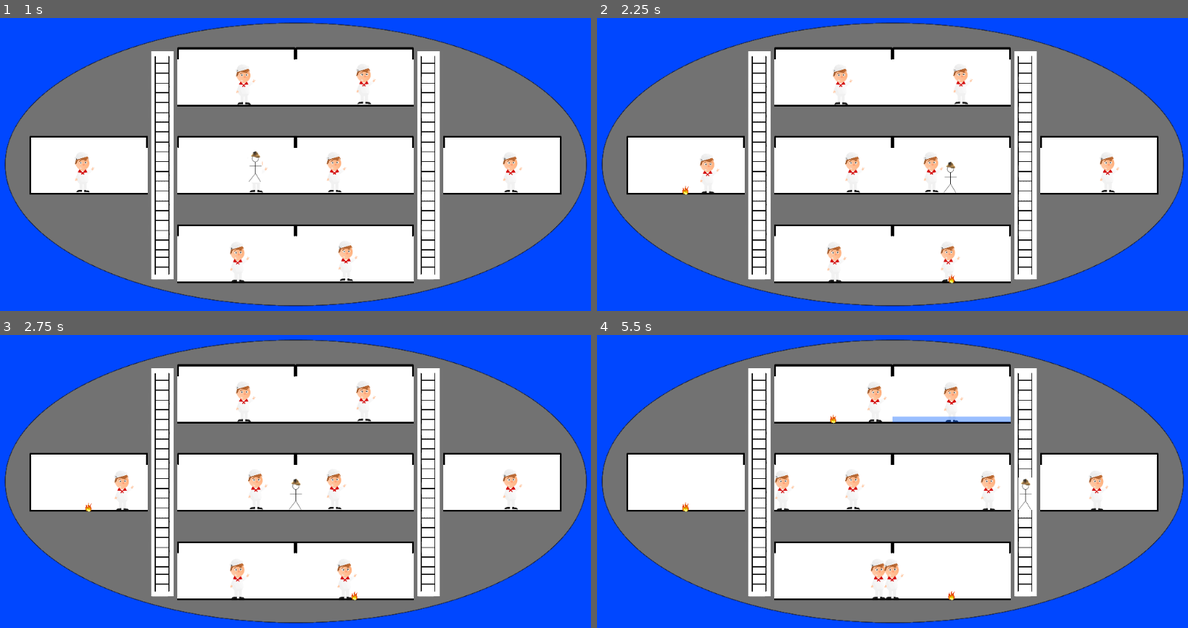
Above: before the commit, frames 1-4 (two rows, left to right).
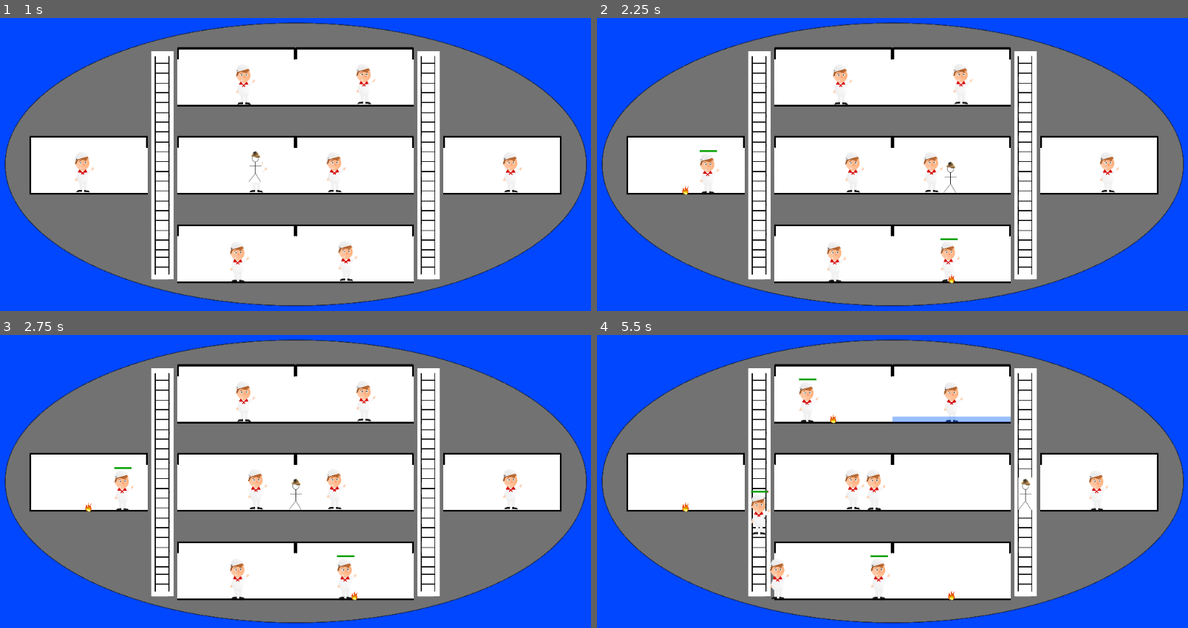
Above: after the commit, the same moments.

Repository: danielcannell/deep-clue-sea
Game: Godot game, scene res://Main.tscn
Same seed, same stepped clock (60 frames per second), same inputs: the game is played once before the commit and once after it.
Inputs (mouse positions are in pixels of both pictures, inside the frame that each line leads up to):
- Up to frame 1 (1 s): tap Enter at 0.5 s; move the mouse to (88, 164) at 0.52 s; hold D (move_right) from 0.53 s (still down); click (88, 164) at 0.67 s; tap Space (jump) at 0.77 s
- Up to frame 2 (2.25 s): move the mouse to (951, 76) at 1.27 s; click (951, 76) at 1.42 s; tap Space (jump) at 1.52 s; move the mouse to (951, 164) at 2.02 s; release D (move_right) at 2.03 s; hold A (move_left) from 2.03 s (still down); click (951, 164) at 2.17 s
- Up to frame 3 (2.75 s): keep holding A (move_left)
- Up to frame 4 (5.5 s): move the mouse to (951, 569) at 2.77 s; release A (move_left) at 2.78 s; hold D (move_right) 2.78-4.28 s; click (951, 569) at 2.92 s; tap Space (jump) at 3.02, 3.77, 4.52 s; move the mouse to (833, 393) at 3.52 s; click (833, 393) at 3.67 s; move the mouse to (833, 481) at 4.27 s; hold A (move_left) 4.28-5.03 s; click (833, 481) at 4.42 s; move the mouse to (833, 569) at 5.02 s; hold D (move_right) from 5.03 s (still down); click (833, 569) at 5.17 s

Frame 1 is identical in both runs. In frame 2, less than 0.1% of the frame differs, in the area x 17-62%, y 45-76%; in frame 3, less than 0.1%; in frame 4, 1.2%, in the area x 26-69%, y 14-91%.

Commit message:
Add crewman health bars, fix path planning

Diff:
--- a/crewmen/Crewman.gd
+++ b/crewmen/Crewman.gd
@@ -29,6 +29,8 @@
 var idle_time = 0.0
 
 var selected = false
+
+signal hitpoints_update
 
 func _input_event(viewport, event, shape_idx):
     if event is InputEventMouseButton:
@@ -134,6 +136,8 @@
         crew_state.DEAD:
             hitpoints = 0
 
+    emit_signal("hitpoints_update", hitpoints)
+
 func select():
     selected = true
     get_node("Line2D").set_default_color(Color(0.2, 1.0, 0.2, 1.0))
--- a/crewmen/Crewman.tscn
+++ b/crewmen/Crewman.tscn
@@ -1,8 +1,9 @@
-[gd_scene load_steps=6 format=2]
+[gd_scene load_steps=7 format=2]
 
 [ext_resource path="res://crewmen/Crewman.gd" type="Script" id=1]
 [ext_resource path="res://External Resources/Images/sailor.png" type="Texture" id=2]
 [ext_resource path="res://crewmen/pathplanner.gd" type="Script" id=3]
+[ext_resource path="res://crewmen/Healthbar.gd" type="Script" id=4]
 
 [sub_resource type="SpriteFrames" id=1]
 
@@ -19,7 +20,7 @@
 radius = 65.0
 height = 250.0
 
-[node name="Crewman" type="Area2D"]
+[node name="Crewman" type="Area2D" index="0"]
 
 input_pickable = true
 gravity_vec = Vector2( 0, 1 )
@@ -58,3 +59,50 @@
 texture_mode = 1
 sharp_limit = 2.0
 round_precision = 8
+
+[node name="Healthbar" type="Node2D" parent="." index="4"]
+
+position = Vector2( 0, -385 )
+script = ExtResource( 4 )
+_sections_unfolded = [ "Transform" ]
+__meta__ = {
+"_edit_group_": true
+}
+
+[node name="Red" type="ColorRect" parent="Healthbar" index="0"]
+
+anchor_left = 0.0
+anchor_top = 0.0
+anchor_right = 0.0
+anchor_bottom = 0.0
+margin_left = -75.0
+margin_right = 75.0
+margin_bottom = 16.0
+rect_pivot_offset = Vector2( 0, 0 )
+rect_clip_content = false
+mouse_filter = 0
+mouse_default_cursor_shape = 0
+size_flags_horizontal = 1
+size_flags_vertical = 1
+color = Color( 1, 0, 0, 1 )
+_sections_unfolded = [ "Rect" ]
+
+[node name="Green" type="ColorRect" parent="Healthbar" index="1"]
+
+anchor_left = 0.0
+anchor_top = 0.0
+anchor_right = 0.0
+anchor_bottom = 0.0
+margin_left = -75.0
+margin_right = 75.0
+margin_bottom = 16.0
+rect_pivot_offset = Vector2( 0, 0 )
+rect_clip_content = false
+mouse_filter = 0
+mouse_default_cursor_shape = 0
+size_flags_horizontal = 1
+size_flags_vertical = 1
+color = Color( 0.0196533, 0.628906, 0, 1 )
+_sections_unfolded = [ "Rect" ]
+
+[connection signal="hitpoints_update" from="." to="Healthbar" method="_on_Crewman_hitpoints_update"]
--- /dev/null
+++ b/crewmen/Healthbar.gd
@@ -0,0 +1,11 @@
+extends Node2D
+
+func _ready():
+    pass
+
+func _on_Crewman_hitpoints_update(hp):
+    if hp == 100:
+        visible = false
+    else:
+        visible = true
+        get_node("Green").set_scale(Vector2(hp / 100.0, 1))
--- a/crewmen/pathplanner.gd
+++ b/crewmen/pathplanner.gd
@@ -2,6 +2,7 @@
 
 var Rooms = null
 var roommapping = null
+var roomunmapping = null
 const roomgraph = [
     # Left room
     [2],
@@ -65,10 +66,32 @@
         Rooms.MiddleRightLadder: 11,
         Rooms.LowerRightLadder: 12,
     }
+    roomunmapping = {
+        0: Rooms.EngineRoom,
+        1: Rooms.UpperLeftLadder,
+        2: Rooms.MiddleLeftLadder,
+        3: Rooms.LowerLeftLadder,
+        4: Rooms.LifeSupport,
+        5: Rooms.Instrumentation,
+        6: Rooms.PumpRoom,
+        7: Rooms.WeaponControl,
+        8: Rooms.MedBay,
+        9: Rooms.TorpedoBay,
+        10: Rooms.UpperRightLadder,
+        11: Rooms.MiddleRightLadder,
+        12: Rooms.LowerRightLadder,
+        13: Rooms.Bridge,
+    }
 
+func get_room_from_graph(gid):
+    var rid = roomunmapping[gid]
+    return submarine.room(rid)
+
+func get_graph_from_room_id(rid):
+    return roommapping[rid]
 
 func get_length(u, v):
-    var room = submarine.room(v)
+    var room = get_room_from_graph(v)
     var fire = room.fire()
     var flooding = room.flooding()
     var cost = 0
@@ -77,12 +100,12 @@
     elif flooding > 0.0:
         cost = 5 * flooding
     elif fire > 0.0:
-        cost = 10
+        cost = 30
     return 1 + cost
 
-func dijkstra(graph, sn, en):
-    var s = roommapping[sn]
-    var e = roommapping[en]
+func dijkstra(graph, start_room, end_room):
+    var s = get_graph_from_room_id(start_room)
+    var e = get_graph_from_room_id(end_room)
 
     var numnodes = graph.size()
     var nodes = []
@@ -136,10 +159,10 @@
 # endpos: Vector2D
 func get_path_vector(pos, endpos):
     # Get room ids
-    var sn = submarine.containing_room_id(pos)
-    var en = submarine.containing_room_id(endpos)
+    var start_room_id = submarine.containing_room_id(pos)
+    var end_room_id = submarine.containing_room_id(endpos)
     # Run shortest-path algorithm on graph
-    var pr = dijkstra(roomgraph, sn, en)
+    var pr = dijkstra(roomgraph, start_room_id, end_room_id)
 
     # If there is no path, return 0
     if pr.dist == INF:
@@ -148,20 +171,12 @@
     var path = pr.path
 
     # If we're in the goal room, return a vector to the room center
-    if roommapping[en] == path[0]:
+    if get_graph_from_room_id(end_room_id) == path[0]:
         return endpos - pos
 
     # Work out which direction we should head in
-    var path_0 = null
-    var path_1 = null
-    for rm in roommapping.keys():
-        if roommapping[rm] == path[0]:
-            path_0 = rm
-        elif roommapping[rm] == path[1]:
-            path_1 = rm
-
-    var next_room_pos = submarine.room(path_1).centre_position()
-    var current_room_pos = submarine.room(path_0).centre_position()
+    var next_room_pos = get_room_from_graph(path[1]).centre_position()
+    var current_room_pos = get_room_from_graph(path[0]).centre_position()
     # Direction from current pos to current room center
     var offset_from_current = current_room_pos - pos
     # Direction from current room center to next room center
--- a/submarine/Submarine.gd
+++ b/submarine/Submarine.gd
@@ -1,4 +1,11 @@
 extends Node2D
+
+const BURN_DAMAGE = 0.5
+
+var hitpoints = 100
+
+signal dead
+signal hitpoints_update
 
 func _init():
     pass
@@ -17,9 +24,17 @@
         room(rm).connect("clicked", self, "room_clicked")
 
 func _process(delta):
-    # Called every frame. Delta is time since last frame.
-    # Update game logic here.
-    pass
+    if hitpoints > 0.0:
+        # Environmental damage from fires
+        for roomid in Globals.ROOMS_LIST:
+            var r = room(roomid)
+            if r.fire() > 0.0:
+                hitpoints -= BURN_DAMAGE * delta
+
+        emit_signal("hitpoints_update", hitpoints)
+
+        if hitpoints <= 0:
+            emit_signal("dead")
 
 func room_clicked(id):
     print("Clicked ", id, " ", room(id).centre_position())
